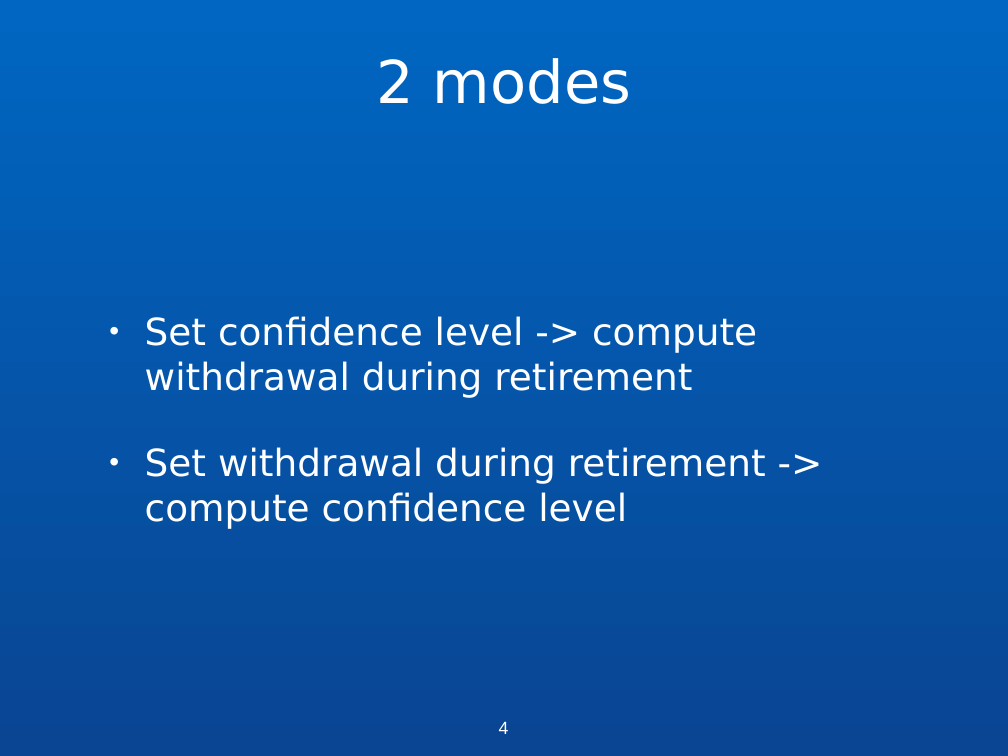
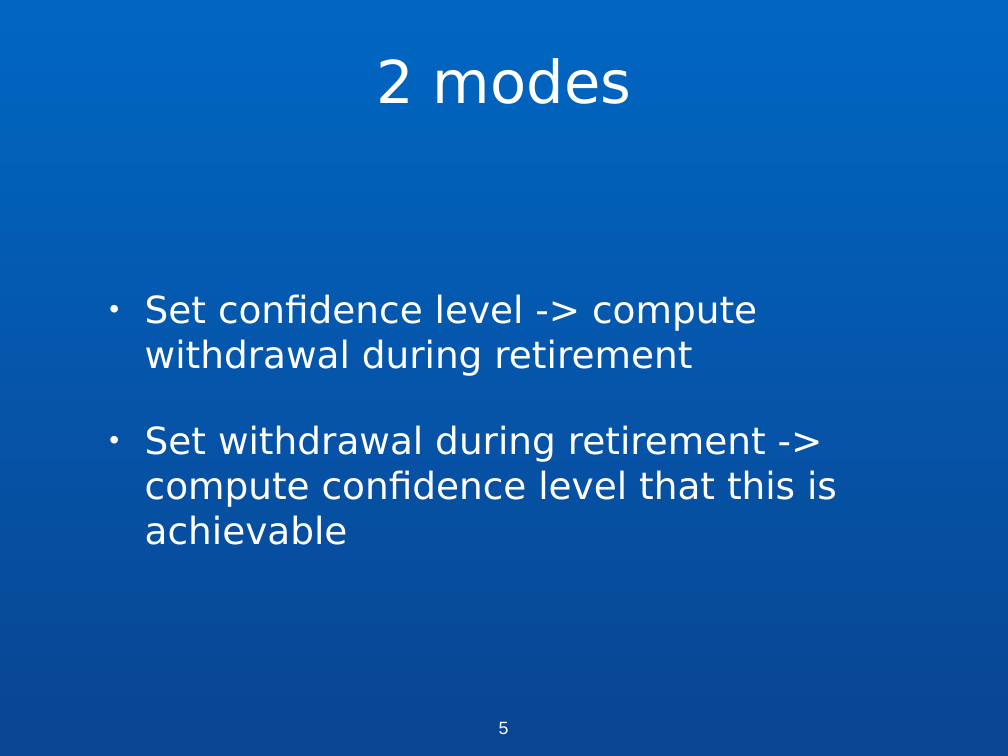
Before and after one commit to nfraenkel/Peace-of-Mind, a slide deck: slide 5 of Core Visual.ppt (slide 4 before the commit). Drawn at 1008x756 pixels with LibreOffice and Linux fonts; fonts in the diff are those of the drawing. Boxes give left, top, right and bottom in pixels: in the first picture for what was removed or moved away, otherwise in the second. Text is boxed around its words. In the diff, an @@ line names an element or a change of style, - is before the commit and + after.

```diff
--- a/Core Visual.ppt
+++ b/Core Visual.ppt
@@ text at bbox=[145, 425, 837, 545]: text changed @@
-  • Set withdrawal during retirement -> compute confidence level
+  • Set withdrawal during retirement -> compute confidence level that this is achievable
@@ page number at bbox=[499, 721, 509, 734]: text changed @@
-4
+5
```
Also in this commit, not shown: 2 slides added, 5 other files.
